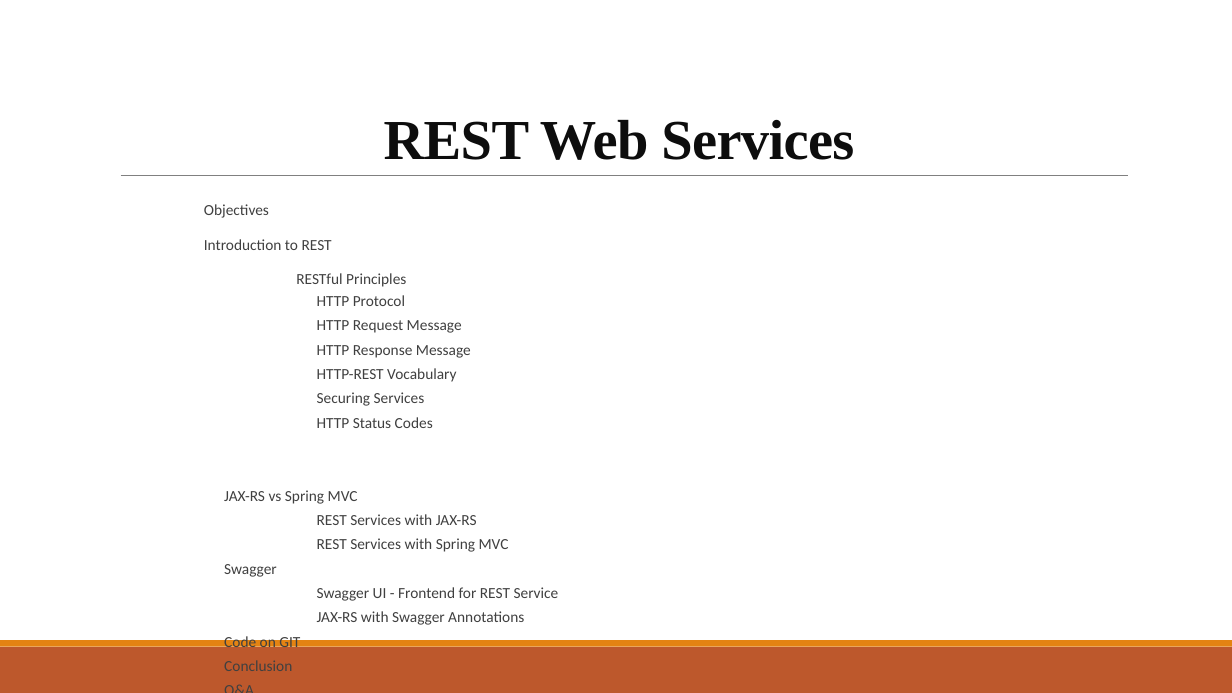
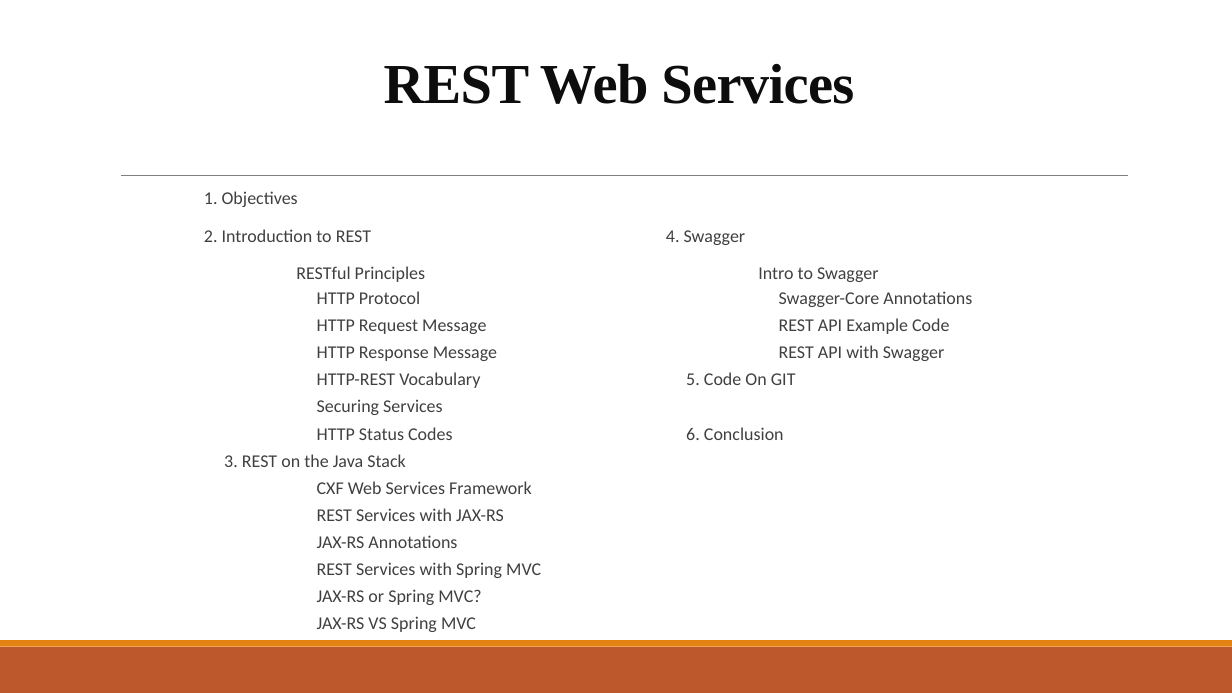
Before and after one commit to balacode/mydoc, a slide deck: slide 2 of REST PPT.pptx. Drawn at 1232x693 pixels with LibreOffice and Linux fonts; fonts in the diff are those of the drawing. Boxes give left, top, right and bottom in pixels: in the first picture for what was removed or moved away, otherwise in the second. Text is boxed around its words. In the diff, an @@ line names an element or a change of style, - is before the commit and + after.

```diff
--- a/REST PPT.pptx
+++ b/REST PPT.pptx
@@ title "REST Web Services" moved from (x1=384, y1=119, x2=854, y2=160) to (x1=384, y1=63, x2=854, y2=104) @@
@@ text "1. Objectives" moved from (x1=204, y1=204, x2=559, y2=671) to (x1=204, y1=191, x2=972, y2=632) @@
@@ text at (x1=204, y1=191, x2=972, y2=388): text changed; size 12 to 14 pt @@
-Objectives
-Introduction to REST
-RESTful Principles
-  HTTP Protocol
-  HTTP Request Message
-  HTTP Response Message
-  HTTP-REST Vocabulary
+1. Objectives
+2. Introduction to REST 4. Swagger
+RESTful Principles Intro to Swagger
+  HTTP Protocol Swagger-Core Annotations
+  HTTP Request Message REST API Example Code
+  HTTP Response Message REST API with Swagger
+  HTTP-REST Vocabulary 5. Code On GIT
@@ text at (x1=317, y1=400, x2=541, y2=578): size 12 to 14 pt in "Securing Services", "REST Services with JAX-RS", "REST Services with Spring MVC" @@
@@ text at (x1=224, y1=427, x2=532, y2=494): text changed; size 12 to 14 pt @@
-  HTTP Status Codes
-  JAX-RS vs Spring MVC
+  HTTP Status Codes 6. Conclusion
+  3. REST on the Java Stack
+  CXF Web Services Framework
@@ text at (x1=317, y1=535, x2=457, y2=548): paragraph added @@
+  JAX-RS Annotations
@@ text at (x1=317, y1=589, x2=481, y2=632): text changed; size 12 to 14 pt @@
-  Swagger
-  Swagger UI - Frontend for REST Service
-  JAX-RS with Swagger Annotations
-  Code on GIT
-  Conclusion
-  Q&A
+  JAX-RS or Spring MVC?
+  JAX-RS VS Spring MVC
```
Also in this commit, not shown: 14 other slides changed, 1 other file.
